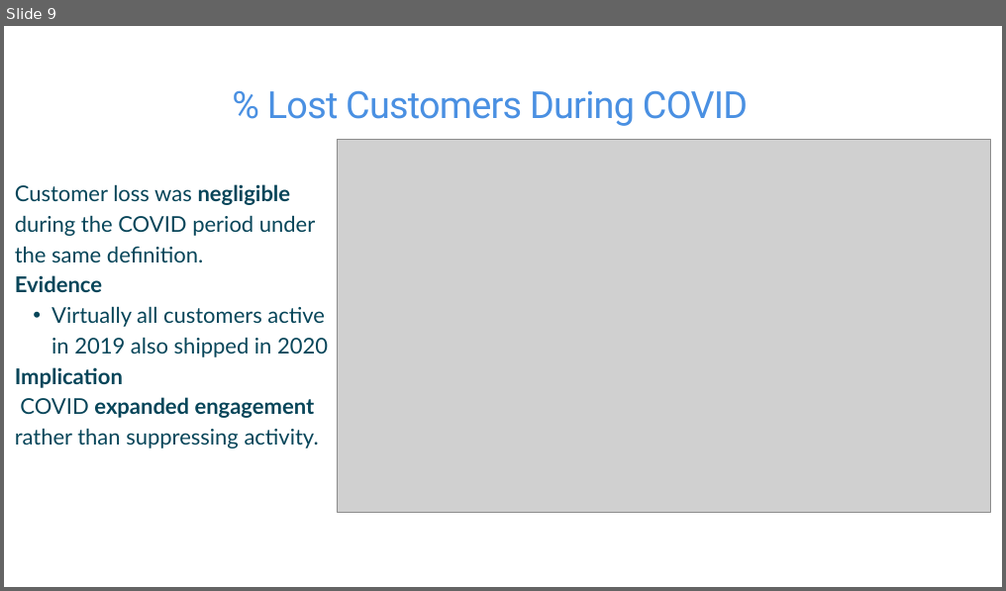
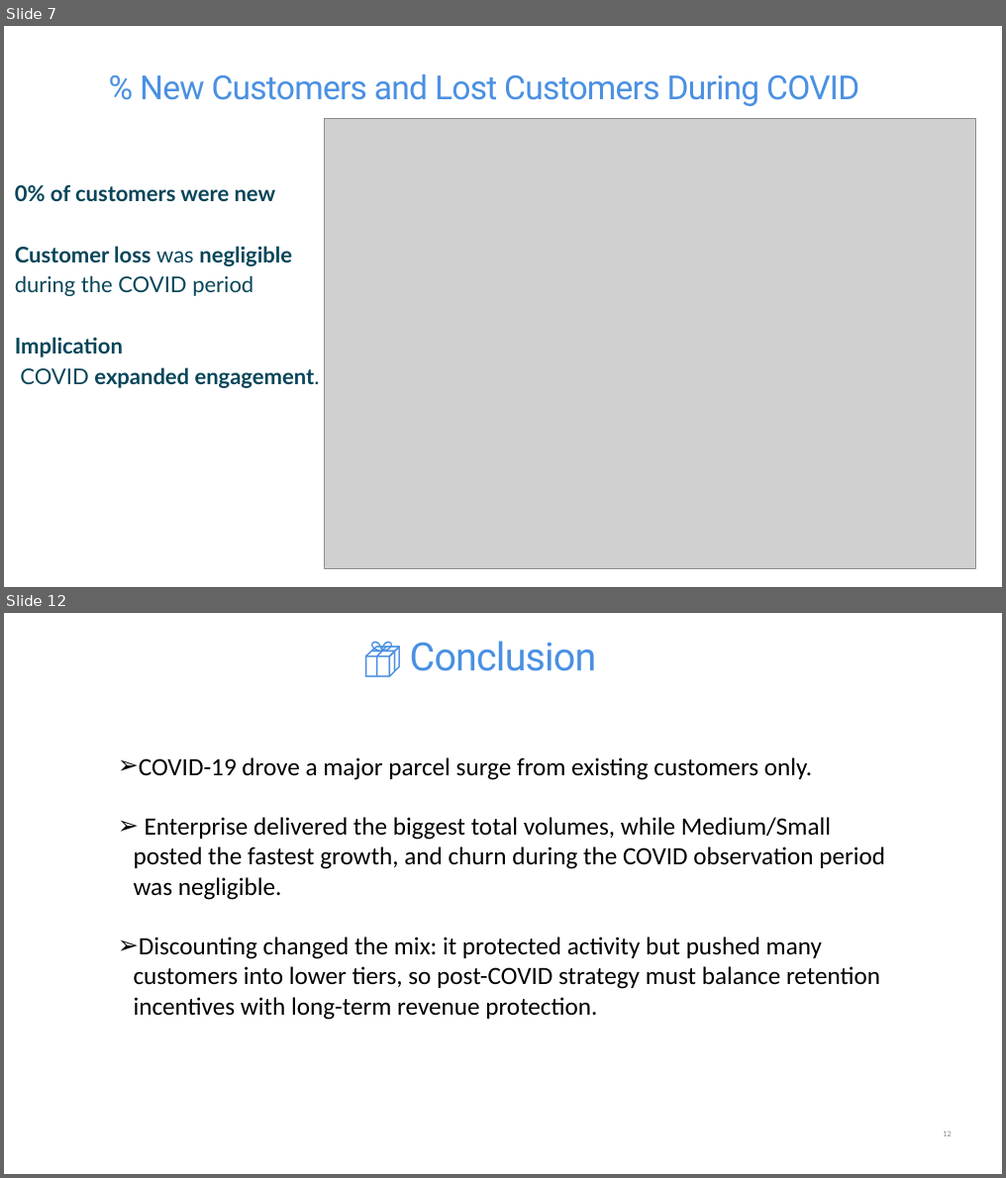
Before and after one commit to John-Adedoyin-001/Data-program-COMP-603_PROJECT-EBOSELE-AND-JOHN, a slide deck: John-Ebose-Project-Presentation--COVID-19-Impact-on-ABC-Company.pptx. Shown one above the other, each under a label of ours: slide 9 before the commit, slides 7 and 12 after it; the slides between them are not shown. The pictures are 1006x591 and 1006x1178 pixels, drawn with LibreOffice and Linux fonts; fonts in the diff are those of the drawing; grey boxes stand for pictures. Boxes give left, top, right and bottom in pixels: in the first picture for what was removed or moved away, otherwise in the second. Text is boxed around its words. In the diff, an @@ line names an element or a change of style, - is before the commit and + after.

```diff
--- a/John-Ebose-Project-Presentation--COVID-19-Impact-on-ABC-Company.pptx
+++ b/John-Ebose-Project-Presentation--COVID-19-Impact-on-ABC-Company.pptx
@@ slide 12 added at [4,613,1002,1174], background #FFFFFF @@
@@ text added at [410,641,597,671], 56.3 pt, text #4A90E2 @@
+📦 Conclusion
@@ text added at [134,758,885,1020], 36 pt, text #000000 @@
+➢ COVID-19 drove a major parcel surge from existing customers only.
+➢ Enterprise delivered the biggest total volumes, while Medium/Small posted the fastest growth, and churn during the COVID observation period was negligible.
+➢ Discounting changed the mix: it protected activity but pushed many customers into lower tiers, so post-COVID strategy must balance retention incentives with long-term revenue protection.
@@ page number added at [943,1131,950,1137], 12 pt, text #8C8C8C @@
+12
@@ what was slide 9 is now slide 7 @@
@@ slide 7 changed as well @@
@@ text at [140,75,859,106]: text changed; size 54 to 48 pt @@
-% Lost Customers During COVID
+% New Customers and Lost Customers During COVID
@@ picture: place and size @@
-picture at [337,139,990,512]
+picture at [325,118,975,569]
@@ text at [15,185,292,296]: text changed; bold on @@
-Customer loss was negligible during the COVID period under the same definition.
-Evidence
-  • Virtually all customers active in 2019 also shipped in 2020
+0% of customers were new
+Customer loss was negligible during the COVID period
@@ text at [20,368,320,388]: text changed; bold on @@
-COVID expanded engagement rather than suppressing activity.
+COVID expanded engagement.
```
Also in this commit, not shown: 7 other slides changed, 4 other slides added, 4 slides removed, 3 other files.
